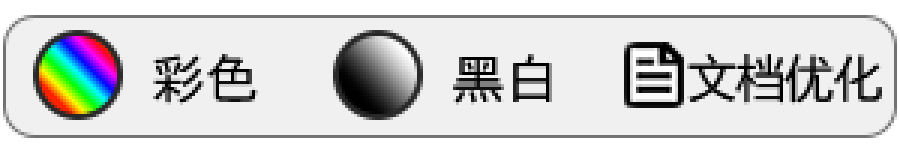
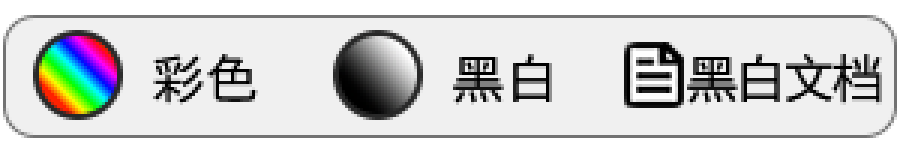
Two versions of the same layered image (900px x 150px). Layer-by-layer changes:
renamed "文档优化" to "黑白文档", painted on it over [687,54,882,105]
